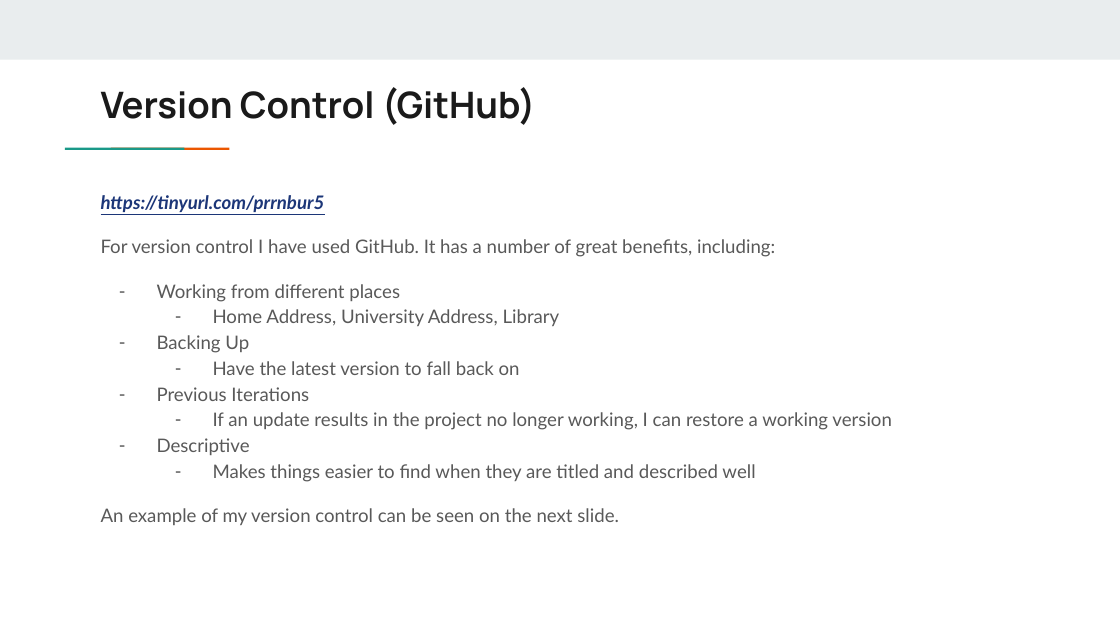
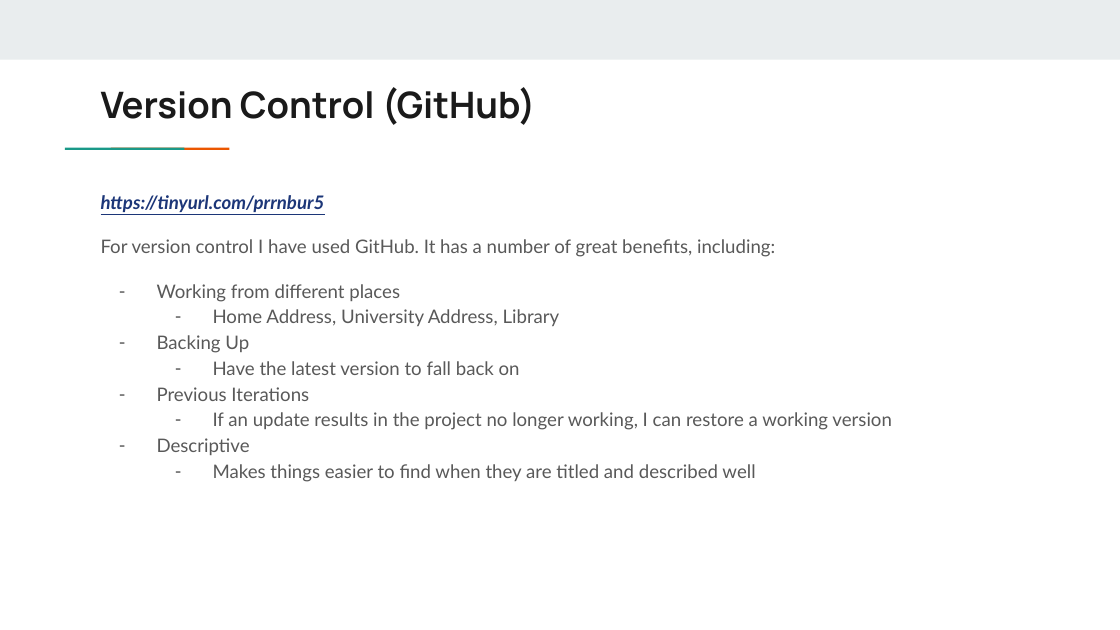
Before and after one commit to ethanforrest/ELEC241-Referral-Practice, a slide deck: slide 6 of ELEC241 Practice Presentation.pptx. Drawn at 1120x630 pixels with LibreOffice and Linux fonts; fonts in the diff are those of the drawing. Boxes give left, top, right and bottom in pixels: in the first picture for what was removed or moved away, otherwise in the second. Text is boxed around its words. In the diff, an @@ line names an element or a change of style, - is before the commit and + after.

```diff
--- a/ELEC241 Practice Presentation.pptx
+++ b/ELEC241 Practice Presentation.pptx
@@ text at [101, 508, 619, 525]: paragraph removed @@
-An example of my version control can be seen on the next slide.
```
Also in this commit, not shown: 3 other slides changed, 1 slide removed, 1 other file.
